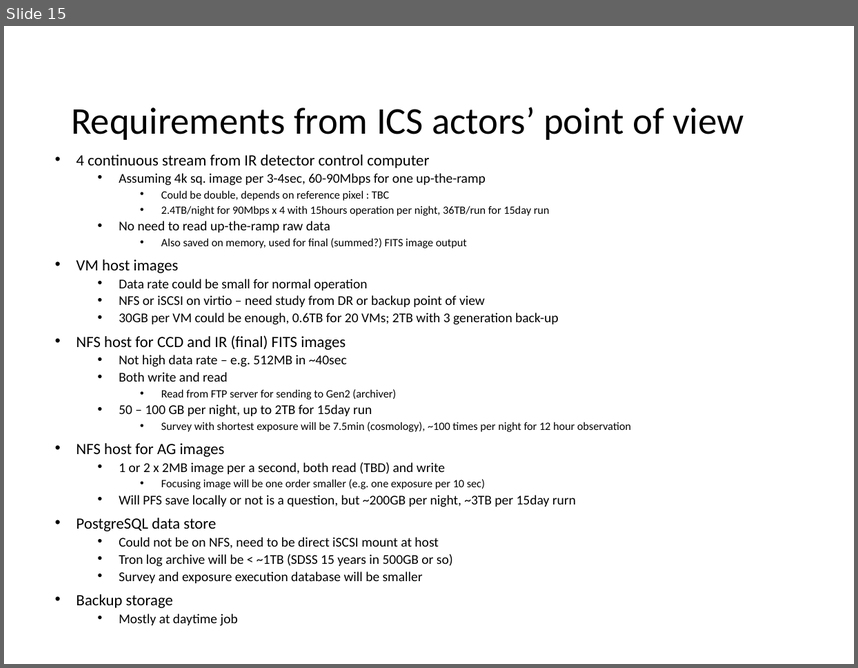
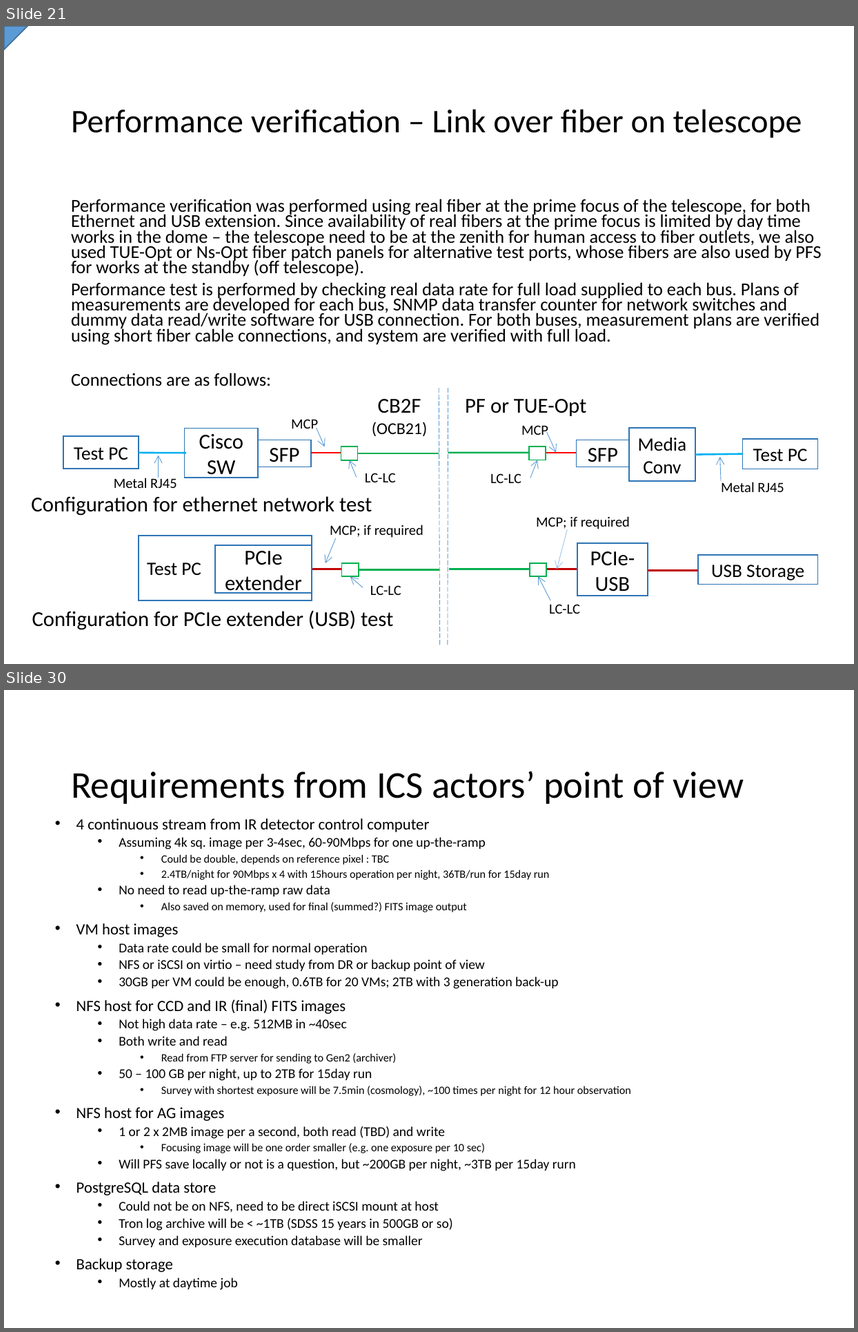
Before and after one commit to Subaru-PFS/ics_doc, a slide deck: SSN-00029.pptx. Shown one above the other, each under a label of ours: slide 15 before the commit, slides 21 and 30 after it; the slides between them are not shown. The pictures are 858x668 and 858x1332 pixels, drawn with LibreOffice and Linux fonts; fonts in the diff are those of the drawing. Boxes give left, top, right and bottom in pixels: in the first picture for what was removed or moved away, otherwise in the second. Text is boxed around its words. In the diff, an @@ line names an element or a change of style, - is before the commit and + after.

Commit message:
1st draft for network part and link over fiber @telescope part

```diff
--- a/SSN-00029.pptx
+++ b/SSN-00029.pptx
@@ slide 21 added at box(4, 26, 854, 664), background #FFFFFF @@
@@ freeform shape added at box(4, 26, 27, 49), fill #5B9BD5, outline #43739E 1 pt @@
@@ title added at box(71, 109, 802, 138), 28 pt, text #000000 @@
+Performance verification – Link over fiber on telescope
@@ text added at box(71, 198, 821, 386), 15.4 pt, text #000000 @@
+Performance verification was performed using real fiber at the prime focus of the telescope, for both Ethernet and USB extension. Since availability of real fibers at the prime focus is limited by day time works in the dome – the telescope need to be at the zenith for human access to fiber outlets, we also used TUE-Opt or Ns-Opt fiber patch panels for alternative test ports, whose fibers are also used by PFS for works at the standby (off telescope).
+Performance test is performed by checking real data rate for full load supplied to each bus. Plans of measurements are developed for each bus, SNMP data transfer counter for network switches and dummy data read/write software for USB connection. For both buses, measurement plans are verified using short fiber cable connections, and system are verified with full load.
+Connections are as follows:
@@ group added at box(31, 388, 818, 646): 14 texts, 14 rectangles, 13 lines, 10 arrows @@
+CB2F
+(OCB21)
+PF or TUE-Opt
+Cisco SW
+SFP
+SFP
+LC-LC
+MCP
+LC-LC
+MCP
+Media Conv
+Test PC
+Metal RJ45
+Test PC
+Metal RJ45
+Configuration for ethernet network test
+PCIe extender
+PCIe-USB
+LC-LC
+MCP; if required
+LC-LC
+USB Storage
+Test PC
+Configuration for PCIe extender (USB) test
+MCP; if required
@@ what was slide 15 is now slide 30 @@
```
Also in this commit, not shown: 17 slides changed, 58 other slides added, 4 slides removed.
